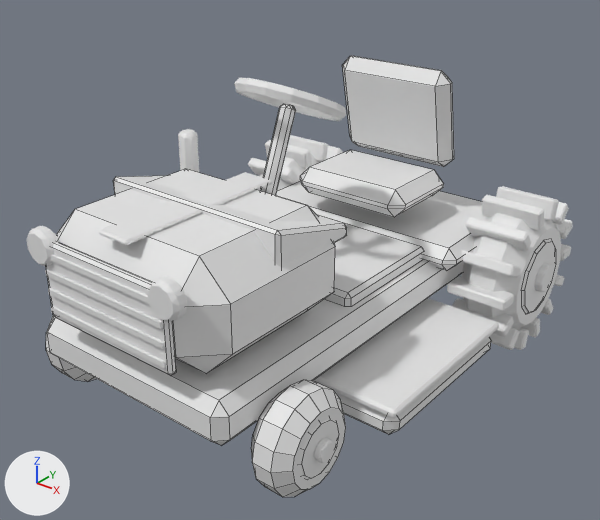
The FBX model art/tools/out/rider.fbx as it was, and as the next commit left it.
One viewpoint serves both versions: a camera (50 mm lens) standing at (5.56, -7.8, 5.54) and looking at (0.1, -0.98, 1.31). The axes (+X, +Y, +Z) are drawn at lower left. The lights are the same throughout. The older version comes first. Mesh edges are drawn as thin lines on the coarser meshes.

Objects in the first picture: 'Accent', 'Accent2', 'Accent2#Spin1', 'Accent2#Spin3', 'Chrome', 'Dark', 'Light', 'Rubber#Spin1', 'Rubber#Spin3', 'Rubber#Spin4', 'Seat', 'SteeringWheel' and 3 more.
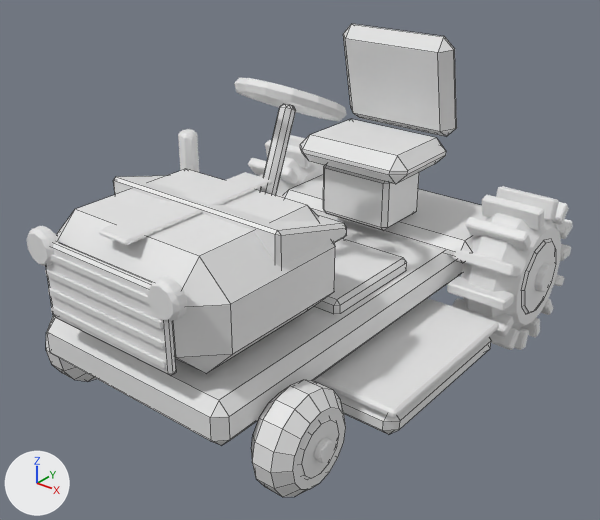
Changed parts and their boxes [x1, y1, x2, y2] in the pictures (600 x 520 px; the box of a moved part takes in the faces that stretch with it):
'Seat', reshaped
    before: [300, 56, 454, 217]
    after: [300, 24, 457, 184]
part 1 of me_accent, moved or reshaped
    before: [276, 181, 487, 271]
    after: [283, 175, 487, 263]
part 2 of me_seat, moved or reshaped
    before: [300, 150, 444, 217]
    after: [300, 119, 446, 184]
part 3 of me_seat, moved or reshaped
    before: [342, 56, 454, 167]
    after: [343, 24, 457, 136]
part 4 of me_dark, moved or reshaped
    before: [325, 223, 423, 307]
    after: [314, 239, 407, 314]
part 5 of me_dark, added
    after: [323, 166, 419, 231]

Patch to the scene script:
```diff
--- a/art/tools/out/rider.fbx.py
+++ b/art/tools/out/rider.fbx.py
@@ me_dark @@
 # used by ob_dark; location = (0.0, 0.0, 0.0)
-me_dark.from_pydata(...)  # 128 vertices, 146 faces; spans x -2.1..2.1, y -3.73..1.8, z 0.25..3.17
+me_dark.from_pydata(...)  # 152 vertices, 172 faces; spans x -2.1..2.1, y -3.73..1.8, z 0.25..3.17
+# me_dark part 4: the loose piece of 24 vertices spanning x -1.1..1.1, y -1.4..0.2, z 1.15..1.35 is scaled about its middle by (1, 0.87, 1), then moved by (0.0, -0.3, 0.0)
+# me_dark part 5: a new loose piece of 24 vertices spanning x -0.5..0.5, y 0.2..1.0, z 1.35..2.05
@@ me_accent @@
 # used by ob_accent; location = (0.0, 0.0, 0.0)
-me_accent.from_pydata(...)  # 72 vertices, 78 faces; spans x -1.5..1.5, y -3.65..1.9, z 1.1..2.51
+me_accent.from_pydata(...)  # 72 vertices, 78 faces; spans x -1.5..1.5, y -3.65..1.9, z 1.05..2.51
+# me_accent part 1: all 12 vertices in x -1.5..1.5, y 0.1..0.22, z 1.1..1.4 are moved by (0.0, 0.4, -0.05)
+# other edits to the shape of me_accent do not show in these pictures
@@ me_seat @@
 # used by ob_seat; location = (0.0, 0.0, 0.0)
-me_seat.from_pydata(...)  # 48 vertices, 52 faces; spans x -0.8..0.8, y 0.0..1.4, z 1.62..3.24
+me_seat.from_pydata(...)  # 48 vertices, 52 faces; spans x -0.8..0.8, y 0.0..1.4, z 2.05..3.64
+# me_seat part 2: the loose piece of 24 vertices spanning x -0.8..0.8, y 0.0..1.2, z 1.62..1.97 is moved by (0.0, 0.0, 0.42)
+# me_seat part 3: the loose piece of 24 vertices spanning x -0.8..0.8, y 0.9..1.4, z 1.96..3.24 is moved by (0.0, 0.0, 0.4)
```
